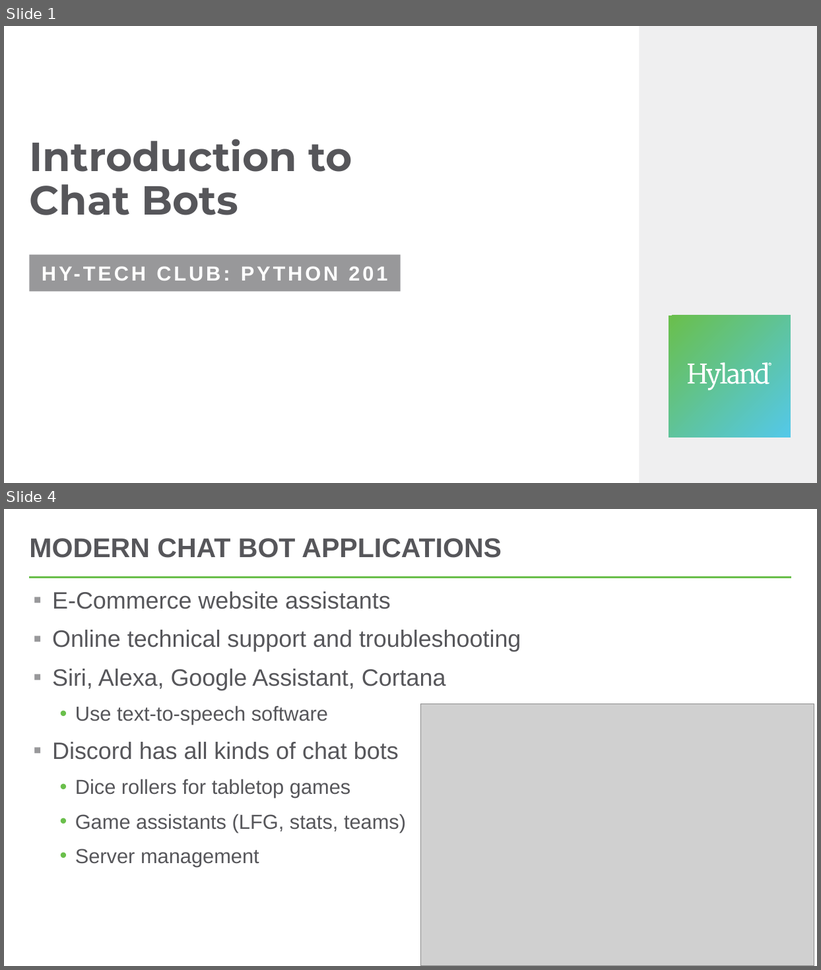
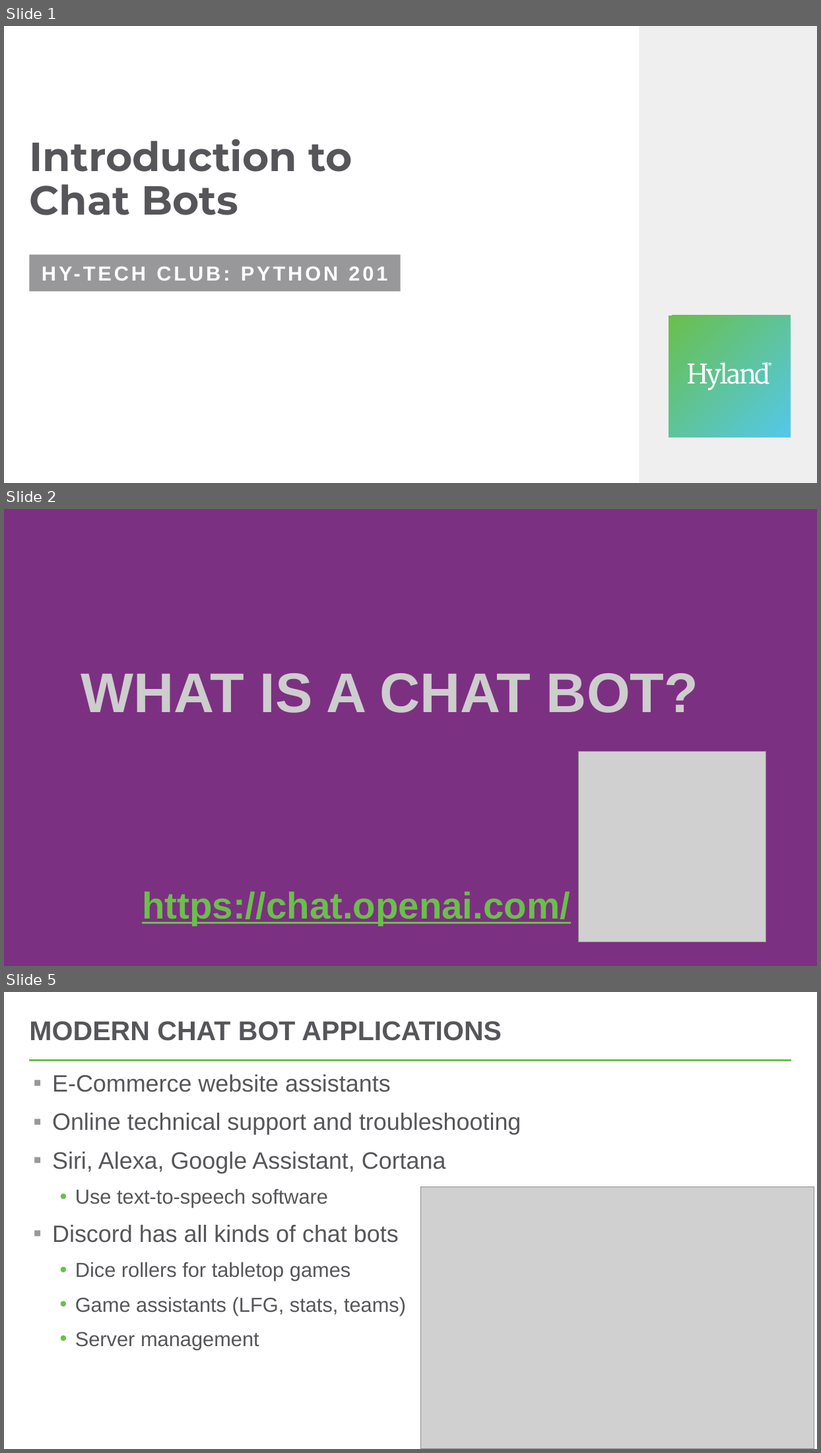
Before and after one commit to hytechclub/py-201, a slide deck: DiscordBot/ChatBotIntro.pptx. Shown one above the other, each under a label of ours: slides 1 and 4 before the commit, slides 1, 2 and 5 after it; the slides between them are not shown. The pictures are 821x970 and 821x1453 pixels, drawn with LibreOffice and Linux fonts; fonts in the diff are those of the drawing; grey boxes stand for pictures; background and template pictures are left out. Boxes give left, top, right and bottom in pixels: in the first picture for what was removed or moved away, otherwise in the second. Text is boxed around its words. In the diff, an @@ line names an element or a change of style, - is before the commit and + after.

```diff
--- a/DiscordBot/ChatBotIntro.pptx
+++ b/DiscordBot/ChatBotIntro.pptx
@@ slide 2 added at <box>4,509,817,966</box>, background picture (left out) @@
@@ text added at <box>81,673,698,713</box>, 66 pt, text #CDCDCD, bold @@
+WHAT IS A CHAT BOT?
@@ picture added at <box>579,752,766,942</box> @@
@@ text added at <box>142,892,570,925</box>, 44 pt, text #6ABF4B, bold, underline @@
+https://chat.openai.com/
@@ what was slide 4 is now slide 5 @@
```
Also in this commit, not shown: 2 slides changed, 2 slides removed, 1 other file.
